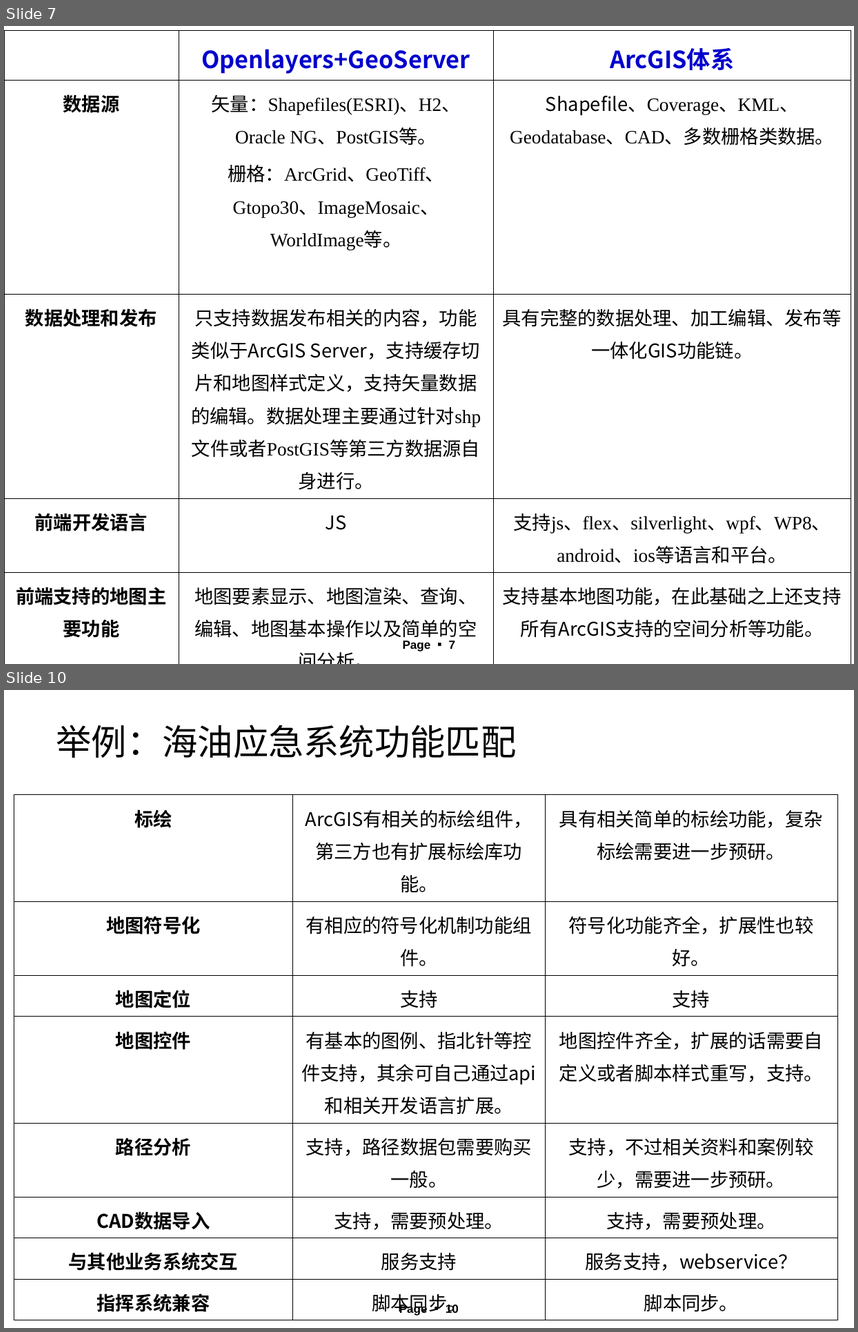
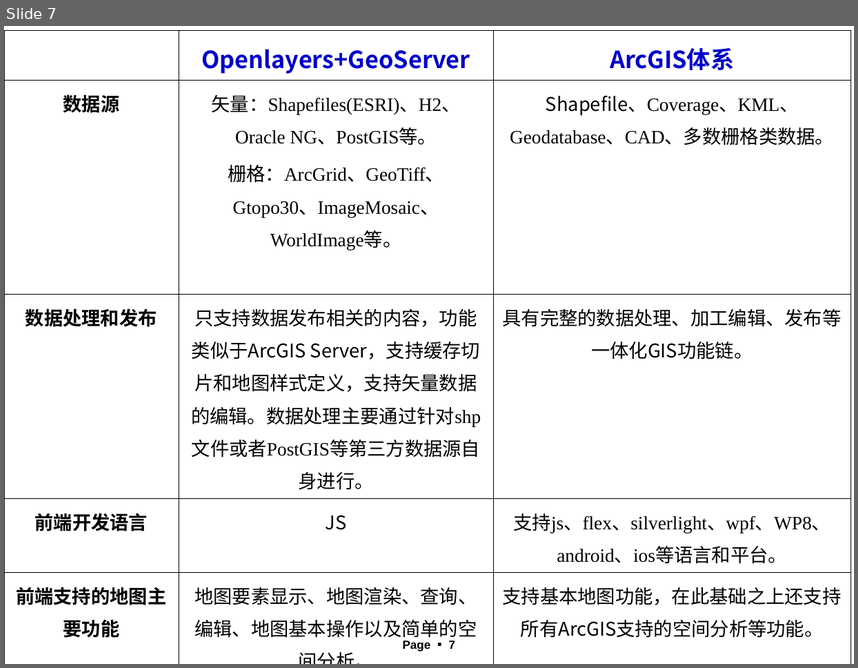
Before and after one commit to angrywindsoffice/anrgywindsPerson, a slide deck: Data Persistence Framework Pre-Research.ppt. Shown one above the other, each under a label of ours: slides 7 and 10 before the commit, slide 7 after it; the slides between them are not shown. The pictures are 858x1332 and 858x668 pixels, drawn with LibreOffice and Linux fonts; fonts in the diff are those of the drawing; background and template pictures are left out. Boxes give left, top, right and bottom in pixels: in the first picture for what was removed or moved away, otherwise in the second. Text is boxed around its words. In the diff, an @@ line names an element or a change of style, - is before the commit and + after.

```diff
--- a/Data Persistence Framework Pre-Research.ppt
+++ b/Data Persistence Framework Pre-Research.ppt
@@ slide 10 removed at (4,690,854,1328), background picture (left out); not listed: 1 template element that a slide beside it also shows @@
@@ title removed at (56,724,516,758) @@
-举例：海油应急系统功能匹配
@@ table removed at (14,795,838,1318), 8 rows, 3 columns @@
-标绘 | ArcGIS有相关的标绘组件，第三方也有扩展标绘库功能。 | 具有相关简单的标绘功能，复杂标绘需要进一步预研。
-地图符号化 | 有相应的符号化机制功能组件。 | 符号化功能齐全，扩展性也较好。
-地图定位 | 支持 | 支持
-地图控件 | 有基本的图例、指北针等控件支持，其余可自己通过api和相关开发语言扩展。 | 地图控件齐全，扩展的话需要自定义或者脚本样式重写，支持。
-路径分析 | 支持，路径数据包需要购买一般。 | 支持，不过相关资料和案例较少，需要进一步预研。
-CAD数据导入 | 支持，需要预处理。 | 支持，需要预处理。
-与其他业务系统交互 | 服务支持 | 服务支持，webservice？
-指挥系统兼容 | 脚本同步。 | 脚本同步。
```
Also in this commit, not shown: 3 slides changed, 2 other slides removed, 7 other files.
